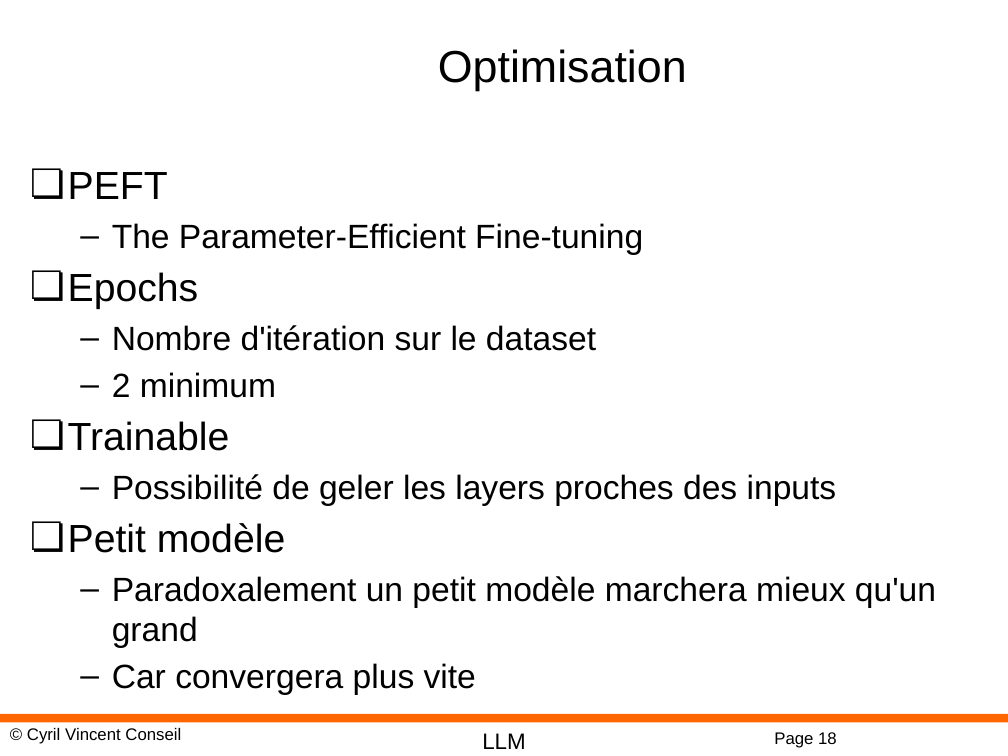
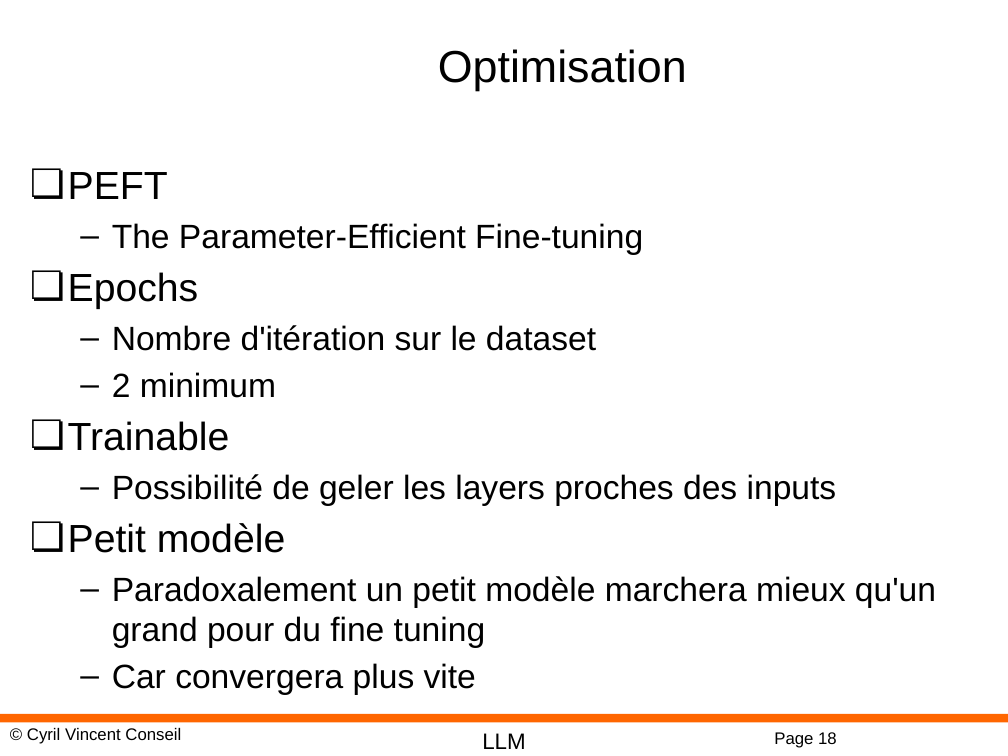
Before and after one commit to cyrilvincent/rag, a slide deck: slide 18 of ppt/RAG13-FineTuning.pptx. Drawn at 1008x756 pixels with LibreOffice and Linux fonts; fonts in the diff are those of the drawing; background and template pictures are left out. Boxes give left, top, right and bottom in pixels: in the first picture for what was removed or moved away, otherwise in the second. Text is boxed around its words. In the diff, an @@ line names an element or a change of style, - is before the commit and + after.

```diff
--- a/ppt/RAG13-FineTuning.pptx
+++ b/ppt/RAG13-FineTuning.pptx
@@ text at box(112, 576, 936, 648): text changed @@
-  – Paradoxalement un petit modèle marchera mieux qu'un grand
+  – Paradoxalement un petit modèle marchera mieux qu'un grand pour du fine tuning
```
Also in this commit, not shown: 2 other slides changed, 7 other files.
